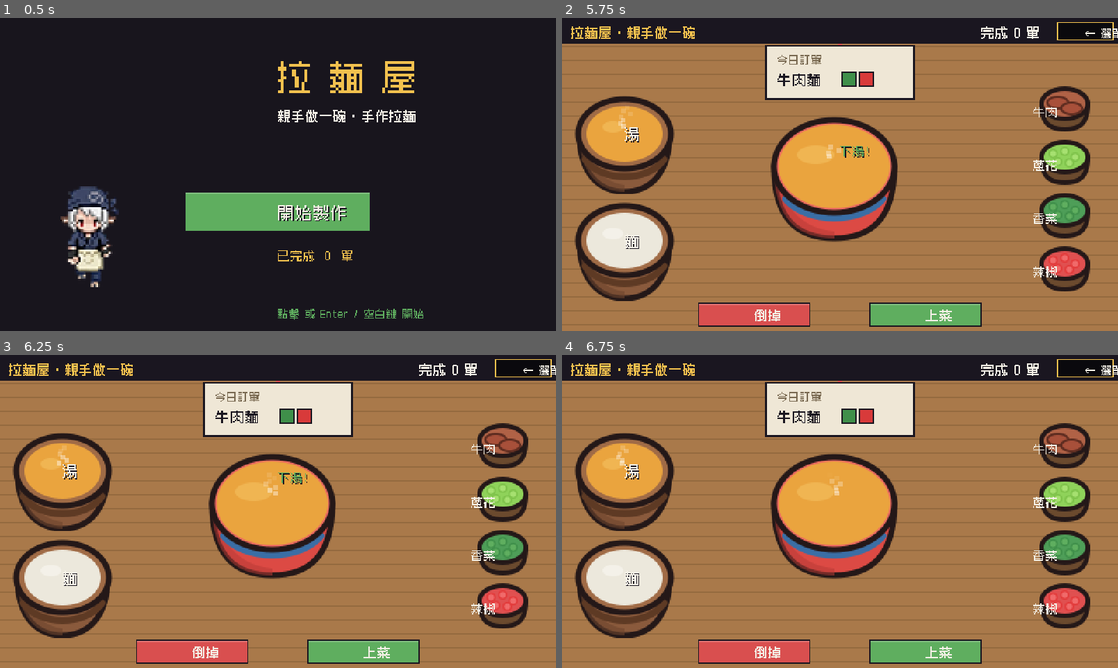
Above: before the commit, frames 1-4 (two rows, left to right).
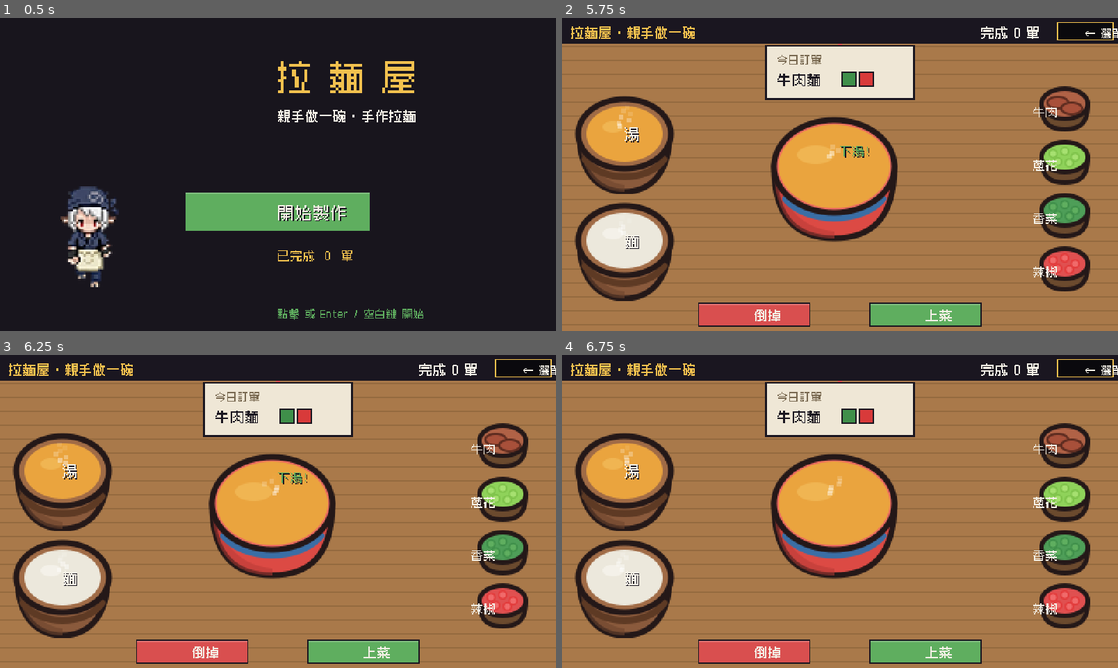
Above: after the commit, the same moments.

Repository: meloalright/ramen-ya
Game: Godot game, scene res://scenes/Menu.tscn
The game is run twice, just before and just after one commit, with the same random seed, the same clock (stepped at 60 frames per second) and the same inputs.
Inputs (mouse positions are in pixels of both pictures, inside the frame that each line leads up to):
- Up to frame 1 (0.5 s): no input
- Up to frame 2 (5.75 s): tap Enter at 0.5, 2, 2.1, 4.25 s; move the mouse to (962, 158) at 0.52 s; hold D 0.53-1.25 s; tap M at 0.6 s; click (962, 158) at 0.67 s; tap Space at 0.77, 1.25, 2.75, 3.77 s; drag from (728, 190) to (812, 237) at 1.27 s; move the mouse to (895, 105) at 2.02 s; hold D 2.03-2.75 s; drag from (812, 237) to (673, 127) at 2.77 s; move the mouse to (1006, 221) at 3.52 s; hold A 3.53-4.25 s; tap E at 3.6 s; drag from (673, 127) to (756, 96) at 4.27 s; move the mouse to (867, 174) at 5.02 s; hold S from 5.03 s (still down); tap Q at 5.1 s; click (867, 174) at 5.17 s
- Up to frame 3 (6.25 s): release S at 5.75 s; drag from (194, 433) to (166, 527) at 5.77 s
- Up to frame 4 (6.75 s): move the mouse to (962, 495) at 6.52 s; hold W from 6.53 s (still down); tap 2 at 6.6 s

Frame 1 is identical in both runs. In frame 2, less than 0.1% of the frame differs, in the area x 9-51%, y 30-44%; in frame 3, 0.1%; in frame 4, 0.2%, in the area x 9-51%, y 28-45%.

Commit message:
feat(cook): steam on the noodle vat + bowl; boil sfx when noodles go in
The 麵 vat now steams constantly like the 湯 vat, and the bowl steams once it
holds hot broth/noodles. Dropping noodles into the bowl plays the boil/cook
sound instead of the generic plop.

Co-Authored-By: Claude Opus 4.8 (1M context) <noreply@anthropic.com>

Diff:
--- a/scripts/Main.gd
+++ b/scripts/Main.gd
@@ -269,11 +269,10 @@
 		steam_t -= delta
 		if steam_t <= 0.0:
 			steam_t = 0.16
-			if _base_ok() or soup_fill > 0.0 or bowl.noodles:
-				_puff(BOWL_OPEN.x, BOWL_OPEN.y - 8)   # the assembled bowl
-			_puff(54, 94)                             # 湯 vat
-			if noodle_state == "cooking":
-				_puff(54, 186)                        # 麵 vat while boiling
+			_puff(54, 94)                             # 湯 vat — always boiling
+			_puff(54, 186)                            # 麵 vat — always boiling
+			if soup_fill > 0.0 or bowl.noodles or _base_ok():
+				_puff(BOWL_OPEN.x, BOWL_OPEN.y - 8)   # the bowl, once it holds hot broth/noodles
 
 	chef_anim += delta
 	if chef_anim > 0.22:
@@ -491,7 +490,9 @@
 		bowl[held] = true
 		if held == "noodles":
 			bowl_nq = held_q
-		_sfx("plop")
+			_sfx("boil")          # the boiling/cooking sound as the noodles go in
+		else:
+			_sfx("plop")
 		var label := _item_name(held)
 		_spawn_float(Vector2(240, 126), "放入 " + label, COL_GREEN)
 	held = ""
